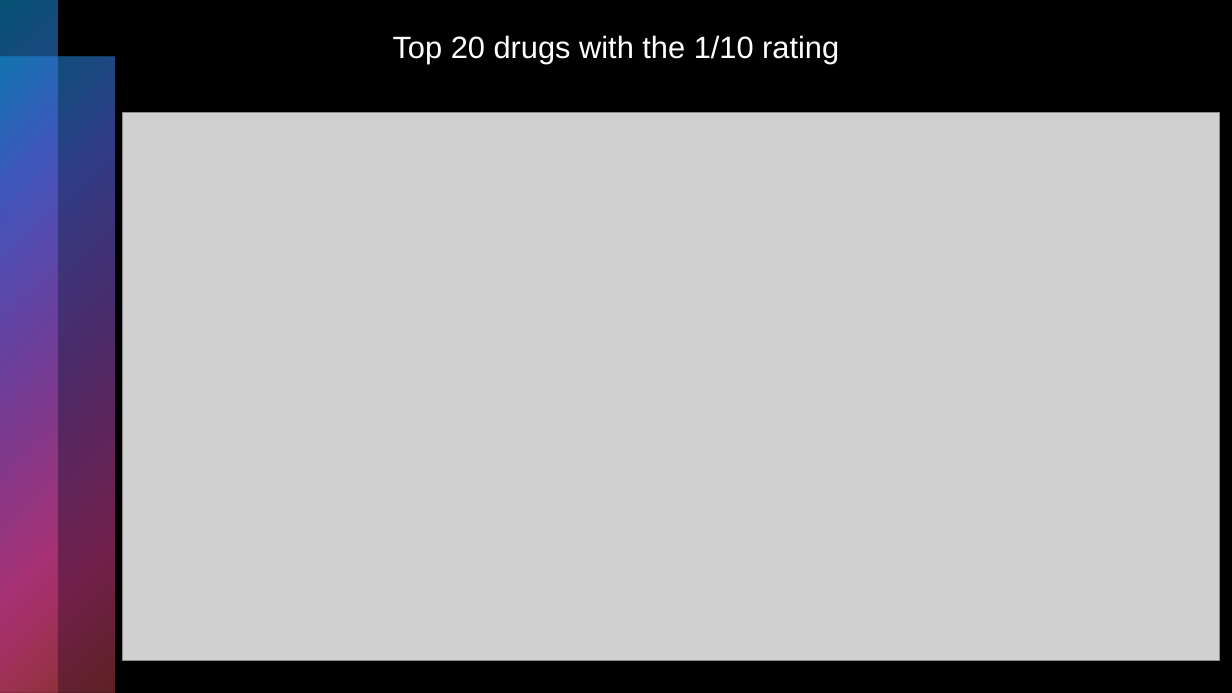
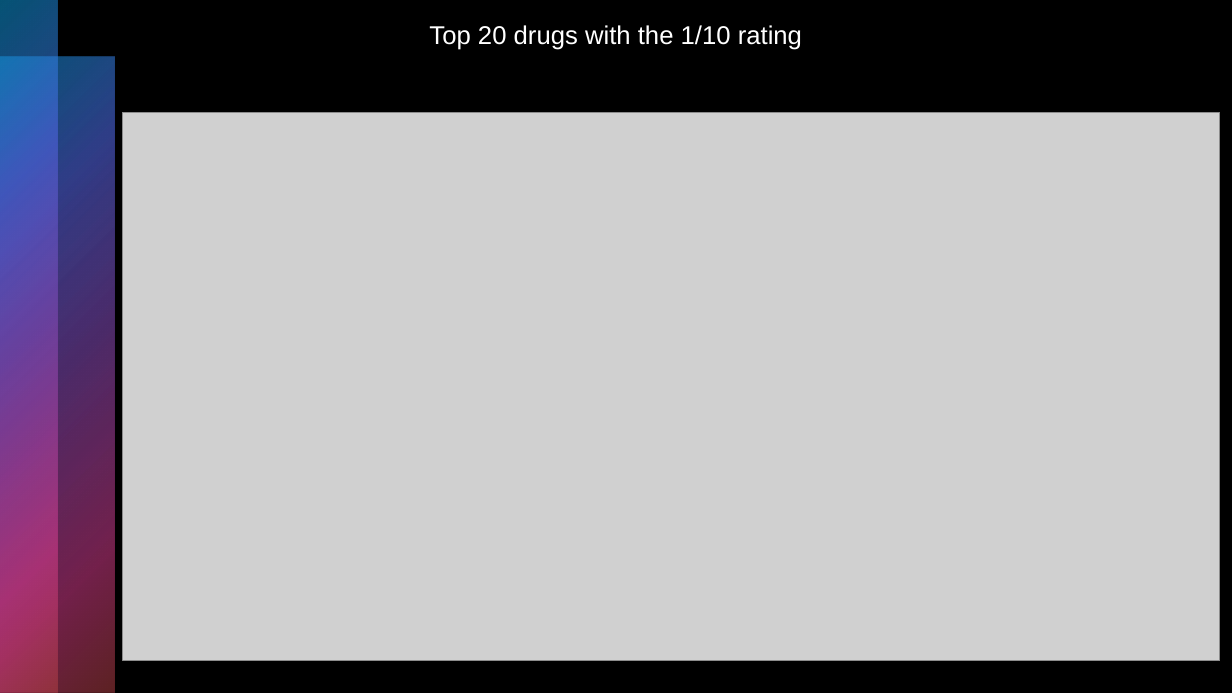
Before and after one commit to Shritej24c/drug_review_NLP, a slide deck: slide 8 of Plots/Drug Review presentation.pptx. Drawn at 1232x693 pixels with LibreOffice and Linux fonts; fonts in the diff are those of the drawing; grey boxes stand for pictures. Boxes give left, top, right and bottom in pixels: in the first picture for what was removed or moved away, otherwise in the second. Text is boxed around its words. In the diff, an @@ line names an element or a change of style, - is before the commit and + after.

```diff
--- a/Plots/Drug Review presentation.pptx
+++ b/Plots/Drug Review presentation.pptx
@@ text "Top 20 drugs with the ...": place and size @@
-text "Top 20 drugs with the ..." at [393,35,839,64]
+text "Top 20 drugs with the ..." at [429,25,802,50]
@@ text "Top 20 drugs with the ..." at [429,25,802,50]: size 24 to 20 pt @@
```
Also in this commit, not shown: 6 other slides changed, 1 slide added, 1 slide removed, 3 other files.
